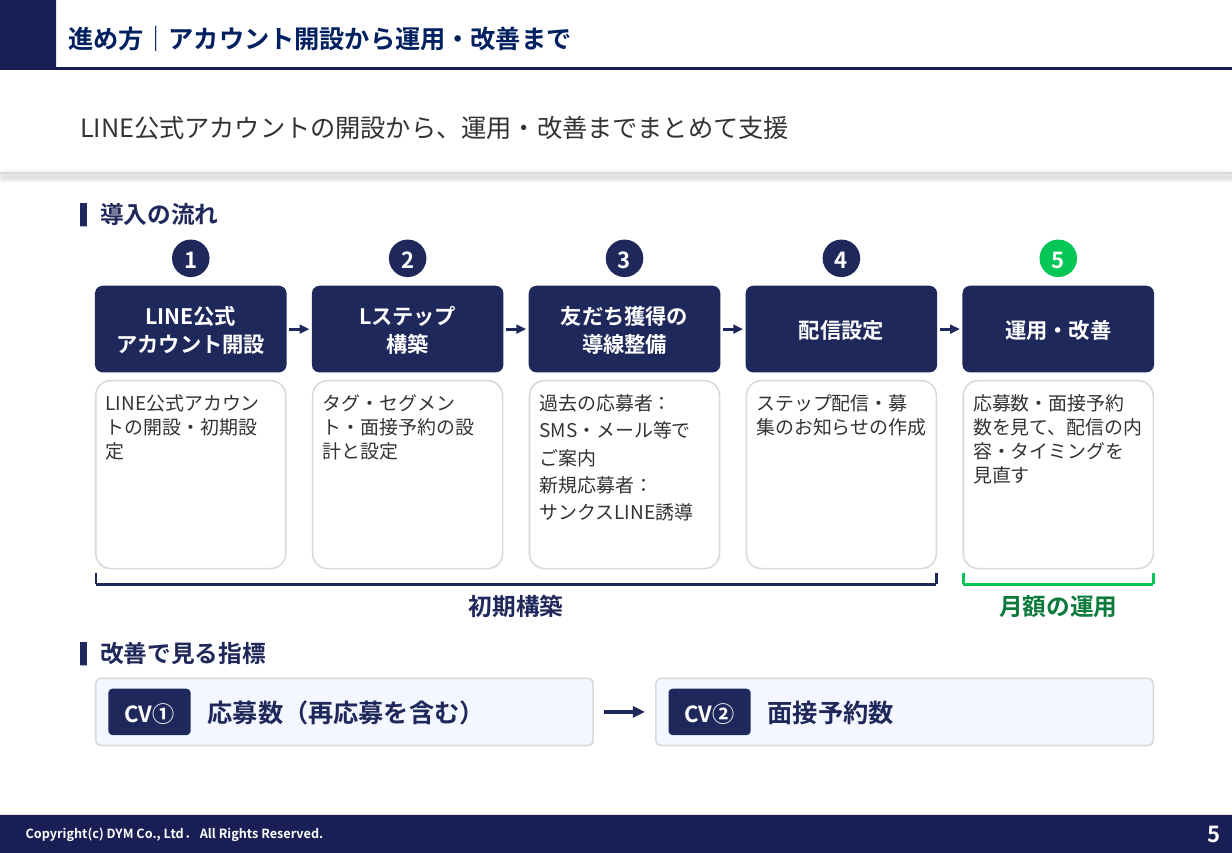
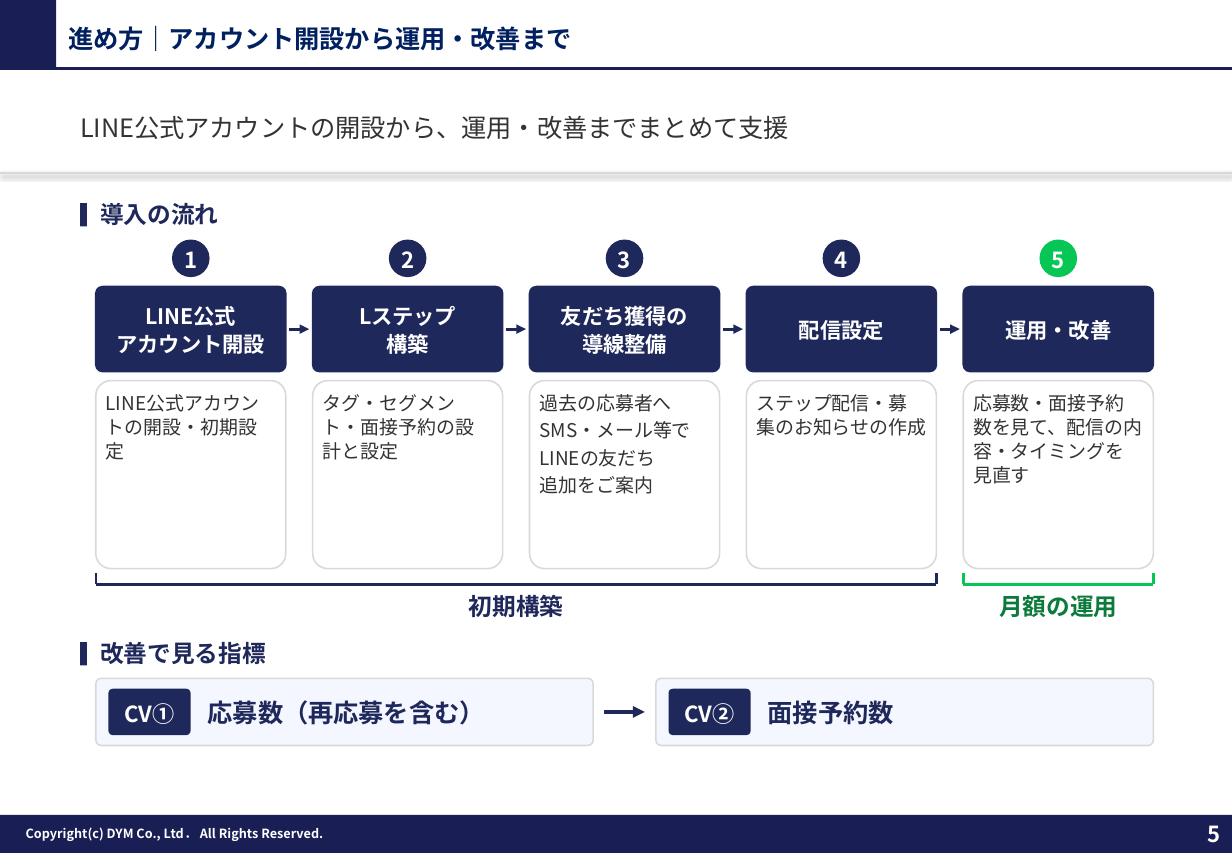
Before and after one commit to tonomura-r-dev/folder, a slide deck: slide 5 of 20261013_セキュリティー京葉御中_LINE採用追客のご提案.pptx. Drawn at 1232x853 pixels with LibreOffice and Linux fonts; fonts in the diff are those of the drawing; background and template pictures are left out. Boxes give left, top, right and bottom in pixels: in the first picture for what was removed or moved away, otherwise in the second. Text is boxed around its words. In the diff, an @@ line names an element or a change of style, - is before the commit and + after.

```diff
--- a/20261013_セキュリティー京葉御中_LINE採用追客のご提案.pptx
+++ b/20261013_セキュリティー京葉御中_LINE採用追客のご提案.pptx
@@ text at bbox=[539, 394, 672, 412]: text changed @@
-過去の応募者：
+過去の応募者へ
@@ text at bbox=[539, 449, 655, 494]: text changed @@
-ご案内
-新規応募者：
-サンクスLINE誘導
+LINEの友だち
+追加をご案内
```
Also in this commit, not shown: 1 other slide changed, 4 other files.
